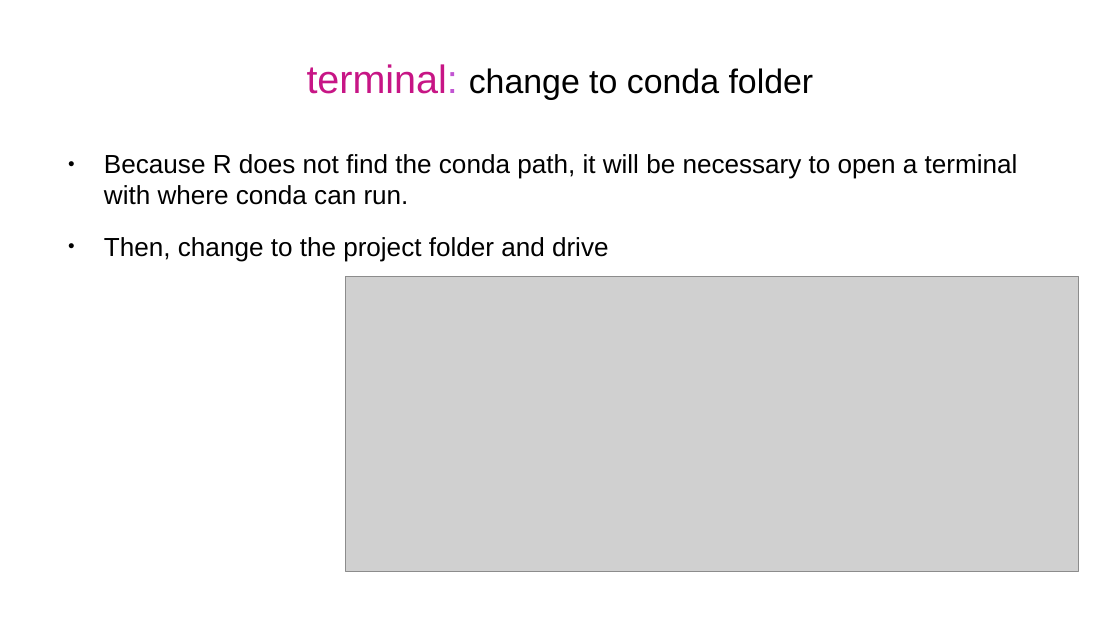
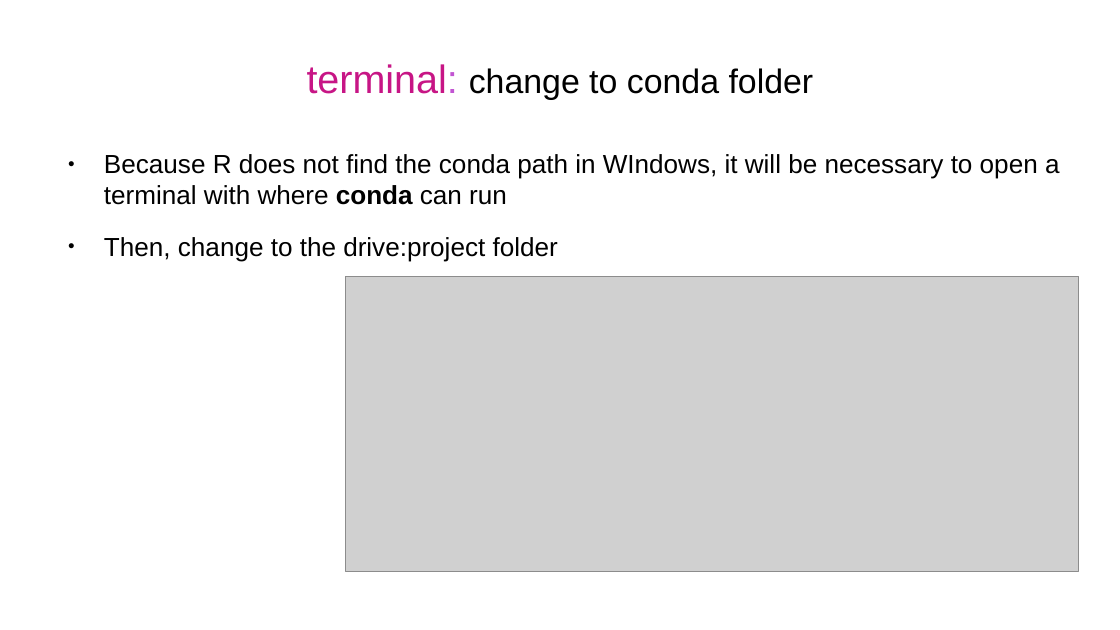
Before and after one commit to f0nzie/keras_and_shiny-tutorial, a slide deck: slide 19 of keras_and_shiny-tutorial.odp (slide 18 before the commit). Drawn at 1120x630 pixels with LibreOffice and Linux fonts; fonts in the diff are those of the drawing; grey boxes stand for pictures. Boxes give left, top, right and bottom in pixels: in the first picture for what was removed or moved away, otherwise in the second. Text is boxed around its words. In the diff, an @@ line names an element or a change of style, - is before the commit and + after.

Commit message:
basic project structure

```diff
--- a/keras_and_shiny-tutorial.odp
+++ b/keras_and_shiny-tutorial.odp
@@ text at bbox=[104, 154, 1060, 262]: text changed @@
-● Because R does not find the conda path, it will be necessary to open a terminal with where conda can run.
-● Then, change to the project folder and drive
+● Because R does not find the conda path in WIndows, it will be necessary to open a terminal with where conda can run
+● Then, change to the drive:project folder
```
Also in this commit, not shown: 16 other slides changed, 2 slides added, 1 slide removed, 11 other files.
